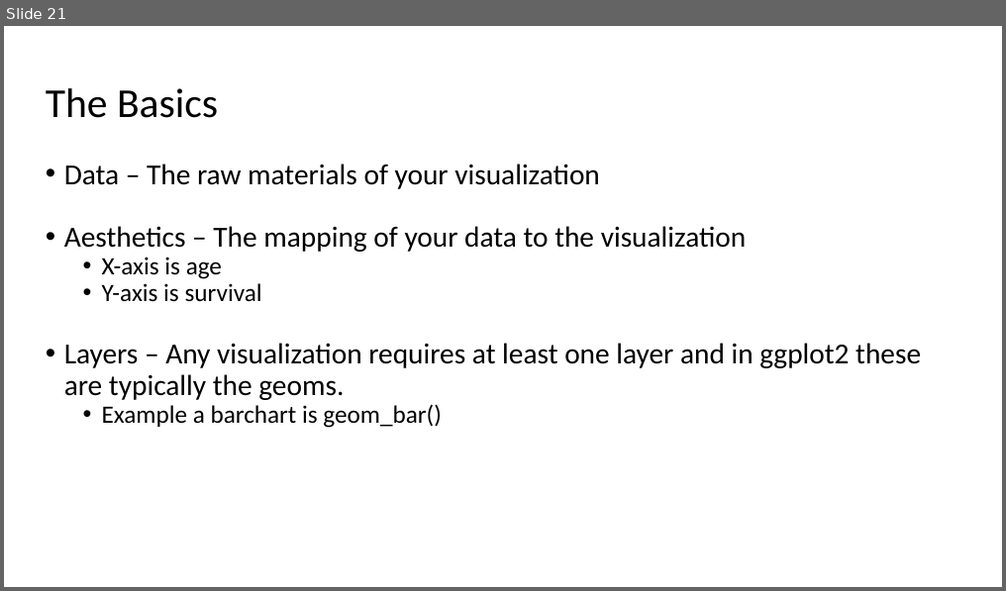
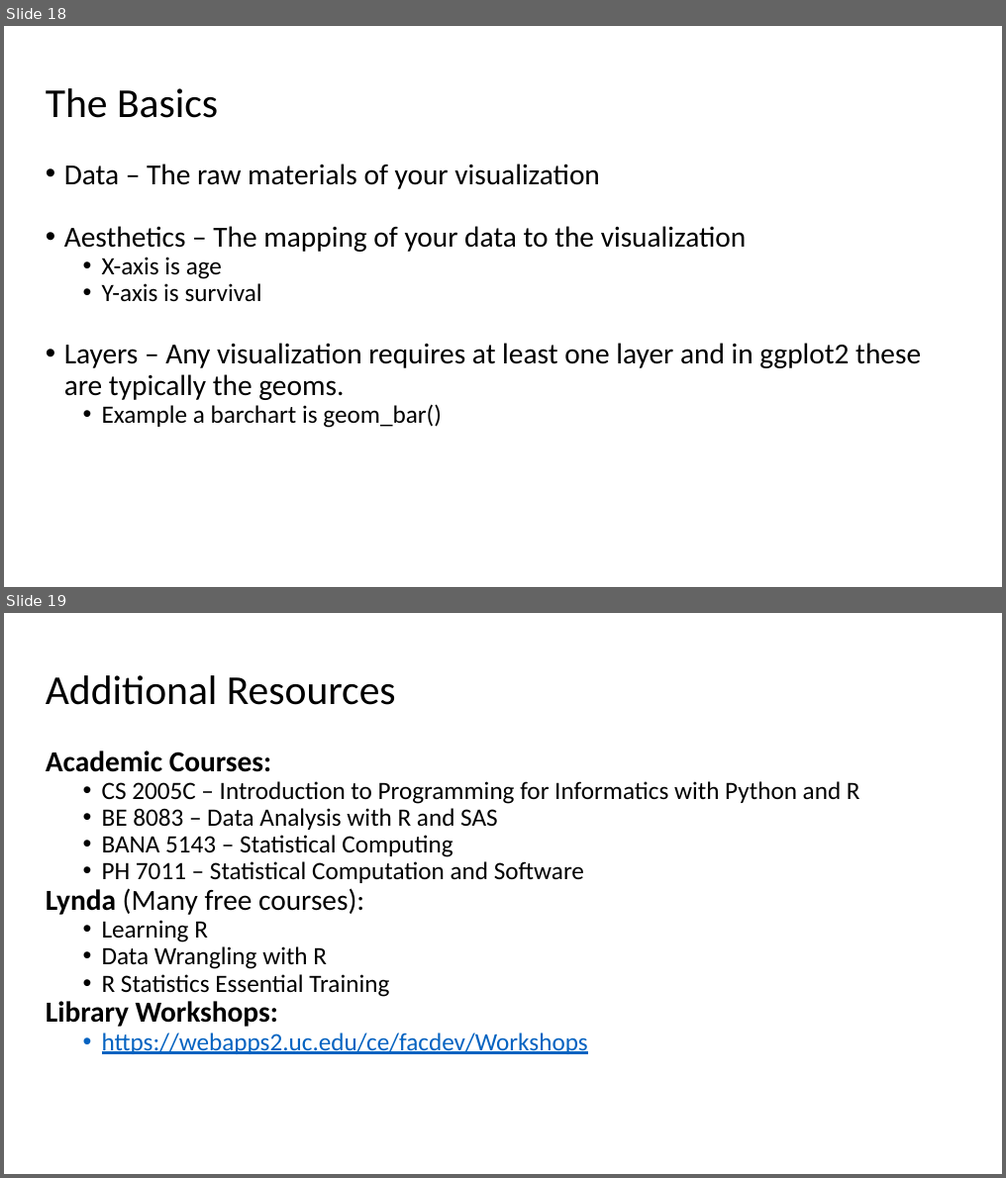
Before and after one commit to RAJohansen/UCL_Workshops, a slide deck: Intro_to_R/Introduction to R.pptx. Shown one above the other, each under a label of ours: slide 21 before the commit, slides 18 and 19 after it. The pictures are 1006x591 and 1006x1178 pixels, drawn with LibreOffice and Linux fonts; fonts in the diff are those of the drawing. Boxes give left, top, right and bottom in pixels: in the first picture for what was removed or moved away, otherwise in the second. Text is boxed around its words. In the diff, an @@ line names an element or a change of style, - is before the commit and + after.

```diff
--- a/Intro_to_R/Introduction to R.pptx
+++ b/Intro_to_R/Introduction to R.pptx
@@ slide 19 added at box(4, 613, 1002, 1174), background #FFFFFF @@
@@ title added at box(46, 675, 396, 705), 39.6 pt, text #000000 @@
+Additional Resources
@@ text added at box(46, 751, 860, 1055), 24 pt, text #000000 @@
+Academic Courses:
+  • CS 2005C – Introduction to Programming for Informatics with Python and R
+  • BE 8083 – Data Analysis with R and SAS
+  • BANA 5143 – Statistical Computing
+  • PH 7011 – Statistical Computation and Software
+Lynda (Many free courses):
+  • Learning R
+  • Data Wrangling with R
+  • R Statistics Essential Training
+Library Workshops:
+  • https://webapps2.uc.edu/ce/facdev/Workshops
@@ what was slide 21 is now slide 18 @@
```
Also in this commit, not shown: 7 slides changed, 4 other slides added, 7 slides removed.
